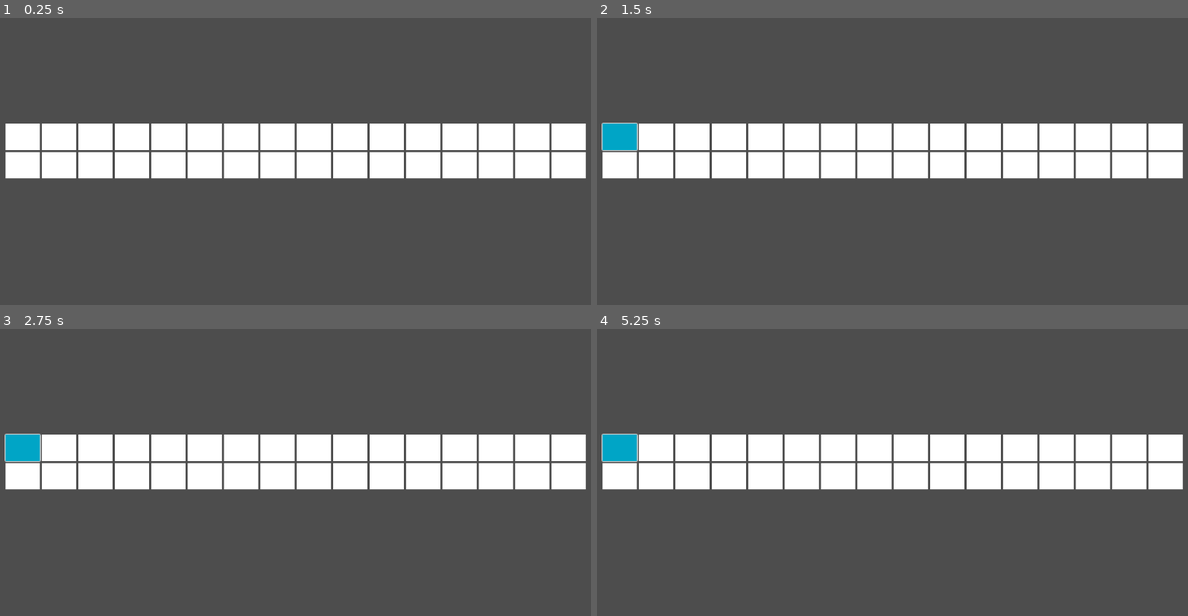
Above: before the commit, frames 1-4 (two rows, left to right).
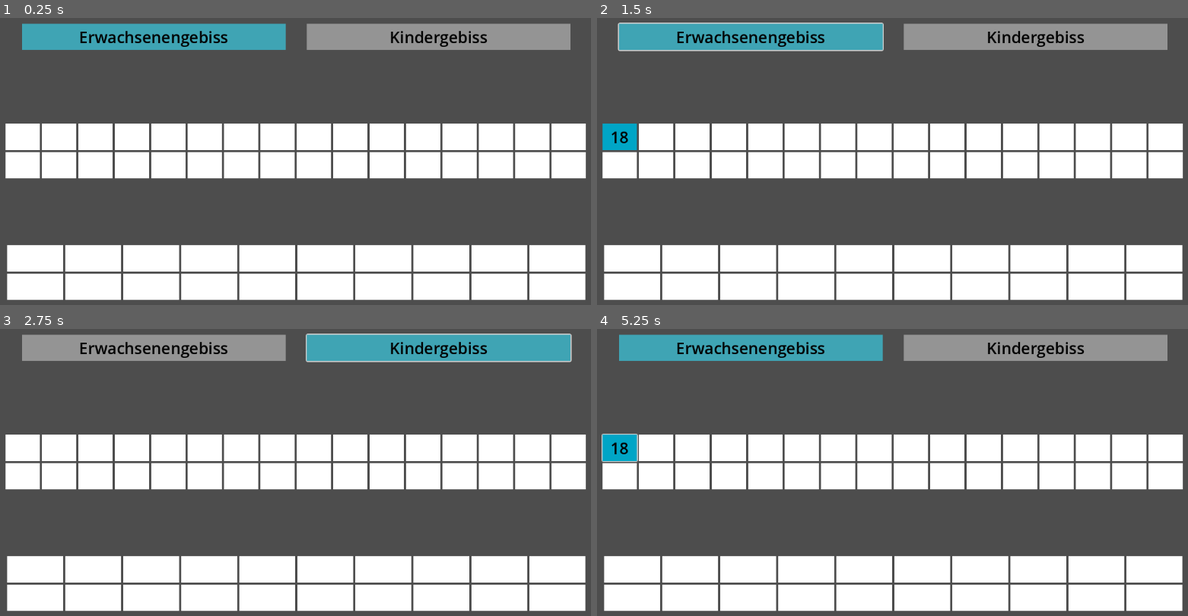
Above: after the commit, the same moments.

Repository: marcelkny/zfa-lernhilfe
Game: Godot game, scene res://main.tscn
The game is run twice, just before and just after one commit, with the same random seed, the same clock (stepped at 60 frames per second) and the same inputs.
Inputs (mouse positions are in pixels of both pictures, inside the frame that each line leads up to):
- Up to frame 1 (0.25 s): no input
- Up to frame 2 (1.5 s): click (620, 135) at 0.52 s; click (750, 38) at 1.27 s
- Up to frame 3 (2.75 s): click (437, 349) at 2.02 s
- Up to frame 4 (5.25 s): click (620, 446) at 2.77 s; click (750, 349) at 3.52 s; click (1034, 349) at 4.27 s; click (620, 446) at 5.02 s

The runs differ from the first frame. In frame 1, 26% of the frame differs, in the area x 1-100%, y 1-99%; in frame 2, 27%; in frame 3, 27%, in the area x 0-100%, y 1-99%; in frame 4, 26%.

Commit message:
added child teeth with numbers, implemented changing selected mouth between adult & child

Diff:
--- a/main.tscn
+++ b/main.tscn
@@ -1,7 +1,16 @@
-[gd_scene load_steps=3 format=3 uid="uid://bvg0u5c1ogmbh"]
+[gd_scene load_steps=9 format=3 uid="uid://bvg0u5c1ogmbh"]
 
 [ext_resource type="Script" uid="uid://dtucjmojwsnhf" path="res://scripts/mouth.gd" id="1_ig7tw"]
+[ext_resource type="Script" uid="uid://dnp4avywxxv86" path="res://scripts/head.gd" id="1_lquwl"]
 [ext_resource type="PackedScene" uid="uid://dfgbv0eopynd6" path="res://tooth.tscn" id="2_0xm2m"]
+[ext_resource type="Script" uid="uid://bn7af0x0h42xa" path="res://scripts/mouth-child.gd" id="3_1bvp3"]
+[ext_resource type="PackedScene" uid="uid://kk2tuw7k6huv" path="res://tooth-child.tscn" id="3_h2yge"]
+[ext_resource type="Script" uid="uid://lyc8rfos1dum" path="res://scripts/tooth-child.gd" id="6_7mycd"]
+[ext_resource type="Script" uid="uid://bdlfthmld685w" path="res://scripts/button_choose_mouth.gd" id="7_272bh"]
+
+[sub_resource type="LabelSettings" id="LabelSettings_7mycd"]
+font_size = 30
+font_color = Color(0, 0, 0, 1)
 
 [node name="main" type="Node2D"]
 
@@ -12,140 +21,352 @@
 offset_top = 126.0
 offset_right = 33.0
 offset_bottom = 166.0
-
-[node name="mouth" type="GridContainer" parent="head"]
+script = ExtResource("1_lquwl")
+
+[node name="mouth-adult" type="GridContainer" parent="head"]
 layout_mode = 0
 offset_left = 32.0
 offset_top = 85.0
-offset_right = 1119.0
-offset_bottom = 412.0
+offset_right = 1132.0
+offset_bottom = 189.0
 columns = 16
 script = ExtResource("1_ig7tw")
 
-[node name="tooth1" parent="head/mouth" instance=ExtResource("2_0xm2m")]
-custom_minimum_size = Vector2(65, 50)
-layout_mode = 2
-
-[node name="tooth2" parent="head/mouth" instance=ExtResource("2_0xm2m")]
-custom_minimum_size = Vector2(65, 50)
-layout_mode = 2
-
-[node name="tooth3" parent="head/mouth" instance=ExtResource("2_0xm2m")]
-custom_minimum_size = Vector2(65, 50)
-layout_mode = 2
-
-[node name="tooth4" parent="head/mouth" instance=ExtResource("2_0xm2m")]
-custom_minimum_size = Vector2(65, 50)
-layout_mode = 2
-
-[node name="tooth5" parent="head/mouth" instance=ExtResource("2_0xm2m")]
-custom_minimum_size = Vector2(65, 50)
-layout_mode = 2
-
-[node name="tooth6" parent="head/mouth" instance=ExtResource("2_0xm2m")]
-custom_minimum_size = Vector2(65, 50)
-layout_mode = 2
-
-[node name="tooth7" parent="head/mouth" instance=ExtResource("2_0xm2m")]
-custom_minimum_size = Vector2(65, 50)
-layout_mode = 2
-
-[node name="tooth8" parent="head/mouth" instance=ExtResource("2_0xm2m")]
-custom_minimum_size = Vector2(65, 50)
-layout_mode = 2
-
-[node name="tooth9" parent="head/mouth" instance=ExtResource("2_0xm2m")]
-custom_minimum_size = Vector2(65, 50)
-layout_mode = 2
-
-[node name="tooth10" parent="head/mouth" instance=ExtResource("2_0xm2m")]
-custom_minimum_size = Vector2(65, 50)
-layout_mode = 2
-
-[node name="tooth11" parent="head/mouth" instance=ExtResource("2_0xm2m")]
-custom_minimum_size = Vector2(65, 50)
-layout_mode = 2
-
-[node name="tooth12" parent="head/mouth" instance=ExtResource("2_0xm2m")]
-custom_minimum_size = Vector2(65, 50)
-layout_mode = 2
-
-[node name="tooth13" parent="head/mouth" instance=ExtResource("2_0xm2m")]
-custom_minimum_size = Vector2(65, 50)
-layout_mode = 2
-
-[node name="tooth14" parent="head/mouth" instance=ExtResource("2_0xm2m")]
-custom_minimum_size = Vector2(65, 50)
-layout_mode = 2
-
-[node name="tooth15" parent="head/mouth" instance=ExtResource("2_0xm2m")]
-custom_minimum_size = Vector2(65, 50)
-layout_mode = 2
-
-[node name="tooth16" parent="head/mouth" instance=ExtResource("2_0xm2m")]
-custom_minimum_size = Vector2(65, 50)
-layout_mode = 2
-
-[node name="tooth17" parent="head/mouth" instance=ExtResource("2_0xm2m")]
-custom_minimum_size = Vector2(65, 50)
-layout_mode = 2
-
-[node name="tooth18" parent="head/mouth" instance=ExtResource("2_0xm2m")]
-custom_minimum_size = Vector2(65, 50)
-layout_mode = 2
-
-[node name="tooth19" parent="head/mouth" instance=ExtResource("2_0xm2m")]
-custom_minimum_size = Vector2(65, 50)
-layout_mode = 2
-
-[node name="tooth20" parent="head/mouth" instance=ExtResource("2_0xm2m")]
-custom_minimum_size = Vector2(65, 50)
-layout_mode = 2
-
-[node name="tooth21" parent="head/mouth" instance=ExtResource("2_0xm2m")]
-custom_minimum_size = Vector2(65, 50)
-layout_mode = 2
-
-[node name="tooth22" parent="head/mouth" instance=ExtResource("2_0xm2m")]
-custom_minimum_size = Vector2(65, 50)
-layout_mode = 2
-
-[node name="tooth23" parent="head/mouth" instance=ExtResource("2_0xm2m")]
-custom_minimum_size = Vector2(65, 50)
-layout_mode = 2
-
-[node name="tooth24" parent="head/mouth" instance=ExtResource("2_0xm2m")]
-custom_minimum_size = Vector2(65, 50)
-layout_mode = 2
-
-[node name="tooth25" parent="head/mouth" instance=ExtResource("2_0xm2m")]
-custom_minimum_size = Vector2(65, 50)
-layout_mode = 2
-
-[node name="tooth26" parent="head/mouth" instance=ExtResource("2_0xm2m")]
-custom_minimum_size = Vector2(65, 50)
-layout_mode = 2
-
-[node name="tooth27" parent="head/mouth" instance=ExtResource("2_0xm2m")]
-custom_minimum_size = Vector2(65, 50)
-layout_mode = 2
-
-[node name="tooth28" parent="head/mouth" instance=ExtResource("2_0xm2m")]
-custom_minimum_size = Vector2(65, 50)
-layout_mode = 2
-
-[node name="tooth29" parent="head/mouth" instance=ExtResource("2_0xm2m")]
-custom_minimum_size = Vector2(65, 50)
-layout_mode = 2
-
-[node name="tooth30" parent="head/mouth" instance=ExtResource("2_0xm2m")]
-custom_minimum_size = Vector2(65, 50)
-layout_mode = 2
-
-[node name="tooth31" parent="head/mouth" instance=ExtResource("2_0xm2m")]
-custom_minimum_size = Vector2(65, 50)
-layout_mode = 2
-
-[node name="tooth32" parent="head/mouth" instance=ExtResource("2_0xm2m")]
-custom_minimum_size = Vector2(65, 50)
-layout_mode = 2
+[node name="tooth1" parent="head/mouth-adult" instance=ExtResource("2_0xm2m")]
+custom_minimum_size = Vector2(65, 50)
+layout_mode = 2
+label_number = "18"
+
+[node name="tooth2" parent="head/mouth-adult" instance=ExtResource("2_0xm2m")]
+custom_minimum_size = Vector2(65, 50)
+layout_mode = 2
+label_number = "17"
+
+[node name="tooth3" parent="head/mouth-adult" instance=ExtResource("2_0xm2m")]
+custom_minimum_size = Vector2(65, 50)
+layout_mode = 2
+label_number = "16"
+
+[node name="tooth4" parent="head/mouth-adult" instance=ExtResource("2_0xm2m")]
+custom_minimum_size = Vector2(65, 50)
+layout_mode = 2
+label_number = "15"
+
+[node name="tooth5" parent="head/mouth-adult" instance=ExtResource("2_0xm2m")]
+custom_minimum_size = Vector2(65, 50)
+layout_mode = 2
+label_number = "14"
+
+[node name="tooth6" parent="head/mouth-adult" instance=ExtResource("2_0xm2m")]
+custom_minimum_size = Vector2(65, 50)
+layout_mode = 2
+label_number = "13"
+
+[node name="tooth7" parent="head/mouth-adult" instance=ExtResource("2_0xm2m")]
+custom_minimum_size = Vector2(65, 50)
+layout_mode = 2
+
+[node name="tooth8" parent="head/mouth-adult" instance=ExtResource("2_0xm2m")]
+custom_minimum_size = Vector2(65, 50)
+layout_mode = 2
+label_number = "11"
+
+[node name="tooth9" parent="head/mouth-adult" instance=ExtResource("2_0xm2m")]
+custom_minimum_size = Vector2(65, 50)
+layout_mode = 2
+label_number = "21"
+
+[node name="tooth10" parent="head/mouth-adult" instance=ExtResource("2_0xm2m")]
+custom_minimum_size = Vector2(65, 50)
+layout_mode = 2
+label_number = "22"
+
+[node name="tooth11" parent="head/mouth-adult" instance=ExtResource("2_0xm2m")]
+custom_minimum_size = Vector2(65, 50)
+layout_mode = 2
+label_number = "23"
+
+[node name="tooth12" parent="head/mouth-adult" instance=ExtResource("2_0xm2m")]
+custom_minimum_size = Vector2(65, 50)
+layout_mode = 2
+label_number = "24"
+
+[node name="tooth13" parent="head/mouth-adult" instance=ExtResource("2_0xm2m")]
+custom_minimum_size = Vector2(65, 50)
+layout_mode = 2
+label_number = "25"
+
+[node name="tooth14" parent="head/mouth-adult" instance=ExtResource("2_0xm2m")]
+custom_minimum_size = Vector2(65, 50)
+layout_mode = 2
+label_number = "26"
+
+[node name="tooth15" parent="head/mouth-adult" instance=ExtResource("2_0xm2m")]
+custom_minimum_size = Vector2(65, 50)
+layout_mode = 2
+label_number = "27"
+
+[node name="tooth16" parent="head/mouth-adult" instance=ExtResource("2_0xm2m")]
+custom_minimum_size = Vector2(65, 50)
+layout_mode = 2
+label_number = "28"
+
+[node name="tooth17" parent="head/mouth-adult" instance=ExtResource("2_0xm2m")]
+custom_minimum_size = Vector2(65, 50)
+layout_mode = 2
+label_number = "48"
+
+[node name="tooth18" parent="head/mouth-adult" instance=ExtResource("2_0xm2m")]
+custom_minimum_size = Vector2(65, 50)
+layout_mode = 2
+label_number = "47"
+
+[node name="tooth19" parent="head/mouth-adult" instance=ExtResource("2_0xm2m")]
+custom_minimum_size = Vector2(65, 50)
+layout_mode = 2
+label_number = "46"
+
+[node name="tooth20" parent="head/mouth-adult" instance=ExtResource("2_0xm2m")]
+custom_minimum_size = Vector2(65, 50)
+layout_mode = 2
+label_number = "45"
+
+[node name="tooth21" parent="head/mouth-adult" instance=ExtResource("2_0xm2m")]
+custom_minimum_size = Vector2(65, 50)
+layout_mode = 2
+label_number = "44"
+
+[node name="tooth22" parent="head/mouth-adult" instance=ExtResource("2_0xm2m")]
+custom_minimum_size = Vector2(65, 50)
+layout_mode = 2
+label_number = "43"
+
+[node name="tooth23" parent="head/mouth-adult" instance=ExtResource("2_0xm2m")]
+custom_minimum_size = Vector2(65, 50)
+layout_mode = 2
+label_number = "42"
+
+[node name="tooth24" parent="head/mouth-adult" instance=ExtResource("2_0xm2m")]
+custom_minimum_size = Vector2(65, 50)
+layout_mode = 2
+label_number = "41"
+
+[node name="tooth25" parent="head/mouth-adult" instance=ExtResource("2_0xm2m")]
+custom_minimum_size = Vector2(65, 50)
+layout_mode = 2
+label_number = "31"
+
+[node name="tooth26" parent="head/mouth-adult" instance=ExtResource("2_0xm2m")]
+custom_minimum_size = Vector2(65, 50)
+layout_mode = 2
+label_number = "32"
+
+[node name="tooth27" parent="head/mouth-adult" instance=ExtResource("2_0xm2m")]
+custom_minimum_size = Vector2(65, 50)
+layout_mode = 2
+label_number = "33"
+
+[node name="tooth28" parent="head/mouth-adult" instance=ExtResource("2_0xm2m")]
+custom_minimum_size = Vector2(65, 50)
+layout_mode = 2
+label_number = "34"
+
+[node name="tooth29" parent="head/mouth-adult" instance=ExtResource("2_0xm2m")]
+custom_minimum_size = Vector2(65, 50)
+layout_mode = 2
+label_number = "35"
+
+[node name="tooth30" parent="head/mouth-adult" instance=ExtResource("2_0xm2m")]
+custom_minimum_size = Vector2(65, 50)
+layout_mode = 2
+label_number = "36"
+
+[node name="tooth31" parent="head/mouth-adult" instance=ExtResource("2_0xm2m")]
+custom_minimum_size = Vector2(65, 50)
+layout_mode = 2
+label_number = "37"
+
+[node name="tooth32" parent="head/mouth-adult" instance=ExtResource("2_0xm2m")]
+custom_minimum_size = Vector2(65, 50)
+layout_mode = 2
+label_number = "38"
+
+[node name="mouth-child" type="GridContainer" parent="head"]
+layout_mode = 0
+offset_left = 35.0
+offset_top = 316.0
+offset_right = 1135.0
+offset_bottom = 420.0
+columns = 10
+script = ExtResource("3_1bvp3")
+
+[node name="tooth-child1" parent="head/mouth-child" instance=ExtResource("3_h2yge")]
+layout_mode = 2
+script = ExtResource("6_7mycd")
+label_number = "55"
+
+[node name="tooth-child2" parent="head/mouth-child" instance=ExtResource("3_h2yge")]
+layout_mode = 2
+script = ExtResource("6_7mycd")
+label_number = "54"
+
+[node name="tooth-child3" parent="head/mouth-child" instance=ExtResource("3_h2yge")]
+layout_mode = 2
+script = ExtResource("6_7mycd")
+label_number = "53"
+
+[node name="tooth-child4" parent="head/mouth-child" instance=ExtResource("3_h2yge")]
+layout_mode = 2
+script = ExtResource("6_7mycd")
+label_number = "52"
+
+[node name="tooth-child5" parent="head/mouth-child" instance=ExtResource("3_h2yge")]
+layout_mode = 2
+script = ExtResource("6_7mycd")
+label_number = "51"
+
+[node name="tooth-child6" parent="head/mouth-child" instance=ExtResource("3_h2yge")]
+layout_mode = 2
+script = ExtResource("6_7mycd")
+label_number = "61"
+
+[node name="tooth-child7" parent="head/mouth-child" instance=ExtResource("3_h2yge")]
+layout_mode = 2
+script = ExtResource("6_7mycd")
+label_number = "62"
+
+[node name="tooth-child8" parent="head/mouth-child" instance=ExtResource("3_h2yge")]
+layout_mode = 2
+script = ExtResource("6_7mycd")
+label_number = "63"
+
+[node name="tooth-child9" parent="head/mouth-child" instance=ExtResource("3_h2yge")]
+layout_mode = 2
+script = ExtResource("6_7mycd")
+label_number = "64"
+
+[node name="tooth-child10" parent="head/mouth-child" instance=ExtResource("3_h2yge")]
+layout_mode = 2
+script = ExtResource("6_7mycd")
+label_number = "65"
+
+[node name="tooth-child11" parent="head/mouth-child" instance=ExtResource("3_h2yge")]
+layout_mode = 2
+script = ExtResource("6_7mycd")
+label_number = "85"
+
+[node name="tooth-child12" parent="head/mouth-child" instance=ExtResource("3_h2yge")]
+layout_mode = 2
+script = ExtResource("6_7mycd")
+label_number = "84"
+
+[node name="tooth-child13" parent="head/mouth-child" instance=ExtResource("3_h2yge")]
+layout_mode = 2
+script = ExtResource("6_7mycd")
+label_number = "83"
+
+[node name="tooth-child14" parent="head/mouth-child" instance=ExtResource("3_h2yge")]
+layout_mode = 2
+script = ExtResource("6_7mycd")
+label_number = "82"
+
+[node name="tooth-child15" parent="head/mouth-child" instance=ExtResource("3_h2yge")]
+layout_mode = 2
+script = ExtResource("6_7mycd")
+label_number = "81"
+
+[node name="tooth-child16" parent="head/mouth-child" instance=ExtResource("3_h2yge")]
+layout_mode = 2
+script = ExtResource("6_7mycd")
+label_number = "71"
+
+[node name="tooth-child17" parent="head/mouth-child" instance=ExtResource("3_h2yge")]
+layout_mode = 2
+script = ExtResource("6_7mycd")
+label_number = "72"
+
+[node name="tooth-child18" parent="head/mouth-child" instance=ExtResource("3_h2yge")]
+layout_mode = 2
+script = ExtResource("6_7mycd")
+label_number = "73"
+
+[node name="tooth-child19" parent="head/mouth-child" instance=ExtResource("3_h2yge")]
+layout_mode = 2
+script = ExtResource("6_7mycd")
+label_number = "74"
+
+[node name="tooth-child20" parent="head/mouth-child" instance=ExtResource("3_h2yge")]
+layout_mode = 2
+script = ExtResource("6_7mycd")
+label_number = "75"
+
+[node name="Control" type="Control" parent="."]
+layout_mode = 3
+anchors_preset = 0
+offset_right = 1154.0
+offset_bottom = 113.0
+
+[node name="HBoxContainer" type="HBoxContainer" parent="Control"]
+layout_mode = 0
+offset_top = 21.0
+offset_right = 1153.0
+offset_bottom = 71.0
+theme_override_constants/separation = 40
+alignment = 1
+
+[node name="Control" type="Control" parent="Control/HBoxContainer"]
+custom_minimum_size = Vector2(500, 50)
+layout_mode = 2
+
+[node name="Button_Mouth_Adult" type="Button" parent="Control/HBoxContainer/Control"]
+custom_minimum_size = Vector2(500, 50)
+offset_right = 65.0
+offset_bottom = 50.0
+script = ExtResource("7_272bh")
+mouth_button_name = "adult"
+
+[node name="ColorRect" type="ColorRect" parent="Control/HBoxContainer/Control"]
+custom_minimum_size = Vector2(500, 50)
+offset_right = 65.0
+offset_bottom = 50.0
+mouse_filter = 2
+color = Color(0.246848, 0.641569, 0.707775, 1)
+
+[node name="Label" type="Label" parent="Control/HBoxContainer/Control"]
+custom_minimum_size = Vector2(65, 50)
+offset_right = 500.0
+offset_bottom = 50.0
+text = "Erwachsenengebiss"
+label_settings = SubResource("LabelSettings_7mycd")
+horizontal_alignment = 1
+vertical_alignment = 1
+
+[node name="Control2" type="Control" parent="Control/HBoxContainer"]
+custom_minimum_size = Vector2(500, 50)
+layout_mode = 2
+
+[node name="Button_Mouth_Child" type="Button" parent="Control/HBoxContainer/Control2"]
+custom_minimum_size = Vector2(500, 50)
+offset_right = 65.0
+offset_bottom = 50.0
+script = ExtResource("7_272bh")
+mouth_button_name = "child"
+
+[node name="ColorRect" type="ColorRect" parent="Control/HBoxContainer/Control2"]
+custom_minimum_size = Vector2(500, 50)
+offset_right = 65.0
+offset_bottom = 50.0
+mouse_filter = 2
+color = Color(0.580392, 0.580392, 0.580392, 1)
+
+[node name="Label" type="Label" parent="Control/HBoxContainer/Control2"]
+custom_minimum_size = Vector2(65, 50)
+offset_right = 500.0
+offset_bottom = 50.0
+text = "Kindergebiss"
+label_settings = SubResource("LabelSettings_7mycd")
+horizontal_alignment = 1
+vertical_alignment = 1
+
+[connection signal="pressed" from="Control/HBoxContainer/Control/Button_Mouth_Adult" to="head" method="_on_button_mouth_adult_pressed"]
+[connection signal="pressed" from="Control/HBoxContainer/Control2/Button_Mouth_Child" to="head" method="_on_button_mouth_child_pressed"]
--- /dev/null
+++ b/scripts/button_choose_mouth.gd
@@ -0,0 +1,11 @@
+extends Button
+@export var mouth_button_name: String
+var color_inactive = "949494"
+var color_active = "3fa4b4"
+@onready var colorRect = $"../ColorRect"
+
+func _physics_process(_delta: float) -> void:
+	if Zahnmanager.selected_mouth == mouth_button_name:
+		colorRect.color = color_active
+	else:
+		colorRect.color = color_inactive
--- a/scripts/global/zahnmanager.gd
+++ b/scripts/global/zahnmanager.gd
@@ -1,8 +1,23 @@
 extends Node
 @onready var default_color = "#ffffff"
 @onready var select_color = "#00a5c6"
+
 @onready var teeth = Array()
 @onready var selected_tooth: String
+
+@onready var child_teeth = Array()
+@onready var child_selected_tooth: String
+
+# adult or child
+@onready var selected_mouth = "adult"
+
+func change_selected_mouth(mouth: String):
+	print("selected: ", mouth)
+	if mouth == "adult":
+		child_selected_tooth = ""
+	else:
+		selected_tooth = ""
+	selected_mouth = mouth
 
 func set_teeth(teeth_nodes: Array):
 	for x in range(teeth_nodes.size()):
@@ -28,3 +43,28 @@
 func set_default_colors():
 	var all_teeth = teeth
 	print(all_teeth)
+
+func set_child_teeth(teeth_nodes: Array):
+	for x in range(teeth_nodes.size()):
+		child_teeth.append(teeth_nodes[x].name)
+	print(child_teeth)
+
+func set_selected_child_tooth(tooth: String):
+	child_selected_tooth = tooth
+	for y in range(child_teeth.size()):
+		if child_teeth[y] == selected_tooth:
+			print(y)
+	print(tooth)
+
+func set_next_child_tooth_active():
+	var num = 0
+	for y in range(child_teeth.size()):
+		if child_teeth[y] == child_selected_tooth:
+			num = y+1
+	if num > child_teeth.size() -1:
+		num = 0
+	child_selected_tooth = child_teeth[num]
+
+func set_child_default_colors():
+	var all_teeth = child_teeth
+	print(all_teeth)
--- /dev/null
+++ b/scripts/head.gd
@@ -0,0 +1,18 @@
+extends Control
+
+
+func _physics_process(_delta: float) -> void:
+	if Input.is_action_just_pressed("jump"):
+		var selected_mouth = Zahnmanager.selected_mouth
+		if selected_mouth == "adult":
+			Zahnmanager.set_next_tooth_active()
+		else:
+			Zahnmanager.set_next_child_tooth_active()
+
+
+func _on_button_mouth_child_pressed() -> void:
+	Zahnmanager.change_selected_mouth("child")
+
+
+func _on_button_mouth_adult_pressed() -> void:
+	Zahnmanager.change_selected_mouth("adult")
--- /dev/null
+++ b/scripts/mouth-child.gd
@@ -0,0 +1,6 @@
+extends GridContainer
+
+
+func _ready() -> void:
+	var children = self.get_children()
+	Zahnmanager.set_child_teeth(children)
--- a/scripts/mouth.gd
+++ b/scripts/mouth.gd
@@ -4,7 +4,3 @@
 func _ready() -> void:
 	var children = self.get_children()
 	Zahnmanager.set_teeth(children)
-
-func _physics_process(_delta: float) -> void:
-	if Input.is_action_just_pressed("jump"):
-		Zahnmanager.set_next_tooth_active()
--- /dev/null
+++ b/scripts/tooth-child.gd
@@ -0,0 +1,22 @@
+extends Control
+@onready var colorRect = $ColorRect
+@onready var button = $Button
+@onready var label = $Label
+@export var label_number: String = "12"
+
+func _ready() -> void:
+	label.text = label_number
+
+func _physics_process(_delta: float) -> void:
+
+	if Zahnmanager.child_selected_tooth != self.name:
+		label.hide()
+		colorRect.color = Zahnmanager.default_color
+	else:
+		label.show()
+		colorRect.color = Zahnmanager.select_color
+
+
+func _on_button_pressed() -> void:
+	Zahnmanager.change_selected_mouth("child")
+	Zahnmanager.set_selected_child_tooth(self.name)
--- a/scripts/tooth.gd
+++ b/scripts/tooth.gd
@@ -1,14 +1,22 @@
 extends Control
 @onready var colorRect = $ColorRect
 @onready var button = $Button
+@onready var label = $Label
+@export var label_number: String = "12"
+
+func _ready() -> void:
+	label.text = label_number
 
 func _physics_process(_delta: float) -> void:
 
 	if Zahnmanager.selected_tooth != self.name:
+		label.hide()
 		colorRect.color = Zahnmanager.default_color
 	else:
+		label.show()
 		colorRect.color = Zahnmanager.select_color
 
 
 func _on_button_pressed() -> void:
+	Zahnmanager.change_selected_mouth("adult")
 	Zahnmanager.set_selected_tooth(self.name)
--- /dev/null
+++ b/tooth-child.tscn
@@ -0,0 +1,42 @@
+[gd_scene load_steps=3 format=3 uid="uid://kk2tuw7k6huv"]
+
+[ext_resource type="Script" uid="uid://bvml3lk0p460q" path="res://scripts/tooth.gd" id="1_4l2qp"]
+
+[sub_resource type="LabelSettings" id="LabelSettings_b25so"]
+font_size = 30
+font_color = Color(0, 0, 0, 1)
+
+[node name="tooth-child" type="Control"]
+custom_minimum_size = Vector2(106, 50)
+layout_mode = 3
+anchors_preset = 15
+anchor_right = 1.0
+anchor_bottom = 1.0
+grow_horizontal = 2
+grow_vertical = 2
+script = ExtResource("1_4l2qp")
+
+[node name="Button" type="Button" parent="."]
+custom_minimum_size = Vector2(106, 50)
+layout_mode = 0
+offset_right = 65.0
+offset_bottom = 50.0
+
+[node name="ColorRect" type="ColorRect" parent="."]
+custom_minimum_size = Vector2(106, 50)
+layout_mode = 0
+offset_right = 65.0
+offset_bottom = 50.0
+mouse_filter = 2
+
+[node name="Label" type="Label" parent="."]
+custom_minimum_size = Vector2(65, 50)
+layout_mode = 1
+offset_right = 106.0
+offset_bottom = 50.0
+text = "11"
+label_settings = SubResource("LabelSettings_b25so")
+horizontal_alignment = 1
+vertical_alignment = 1
+
+[connection signal="pressed" from="Button" to="." method="_on_button_pressed"]
--- a/tooth.tscn
+++ b/tooth.tscn
@@ -1,6 +1,10 @@
-[gd_scene load_steps=2 format=3 uid="uid://dfgbv0eopynd6"]
+[gd_scene load_steps=3 format=3 uid="uid://dfgbv0eopynd6"]
 
 [ext_resource type="Script" uid="uid://bvml3lk0p460q" path="res://scripts/tooth.gd" id="1_b25so"]
+
+[sub_resource type="LabelSettings" id="LabelSettings_b25so"]
+font_size = 30
+font_color = Color(0, 0, 0, 1)
 
 [node name="tooth" type="Control"]
 layout_mode = 3
@@ -24,4 +28,14 @@
 offset_bottom = 50.0
 mouse_filter = 2
 
+[node name="Label" type="Label" parent="."]
+custom_minimum_size = Vector2(65, 50)
+layout_mode = 1
+offset_right = 1.0
+offset_bottom = 23.0
+text = "11"
+label_settings = SubResource("LabelSettings_b25so")
+horizontal_alignment = 1
+vertical_alignment = 1
+
 [connection signal="pressed" from="Button" to="." method="_on_button_pressed"]
Not shown, changed: export_presets.cfg
Not shown, added: scripts/button_choose_mouth.gd.uid
Not shown, added: scripts/head.gd.uid
Not shown, added: scripts/mouth-child.gd.uid
Not shown, added: scripts/tooth-child.gd.uid
Not shown, removed: Zahnzeugs.console.exe
Not shown, changed: Zahnzeugs.exe
Not shown, removed: Zahnzeugs.pck
Not shown, added: export/win/Zahnzeugs.console.exe
Not shown, added: export/win/Zahnzeugs.exe
